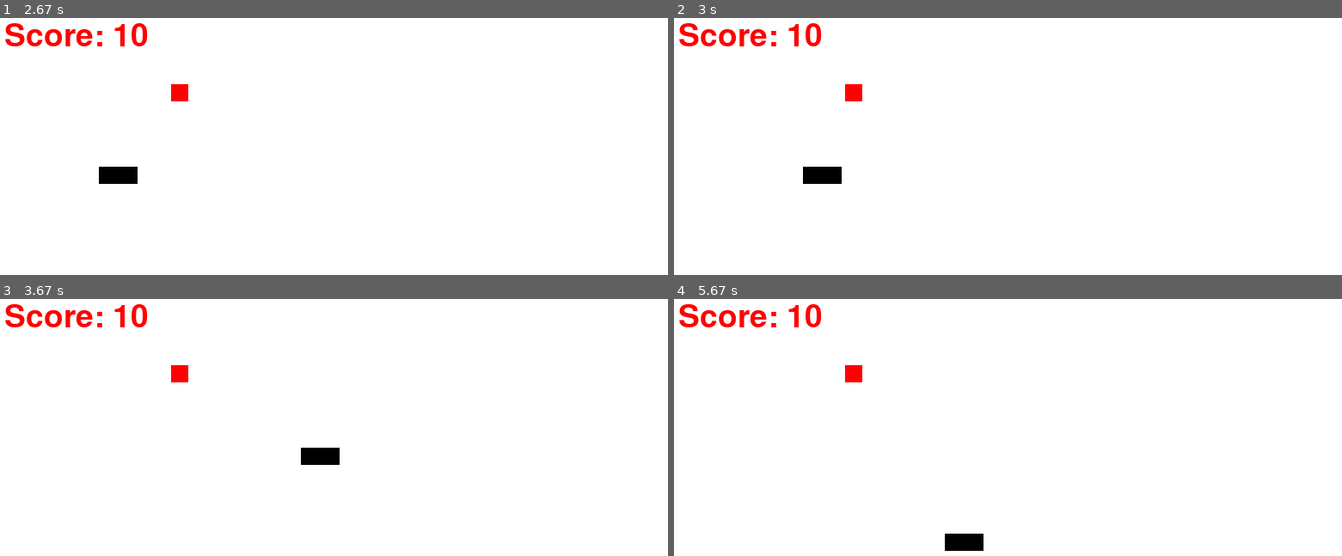
Above: before the commit, frames 1-4 (two rows, left to right).
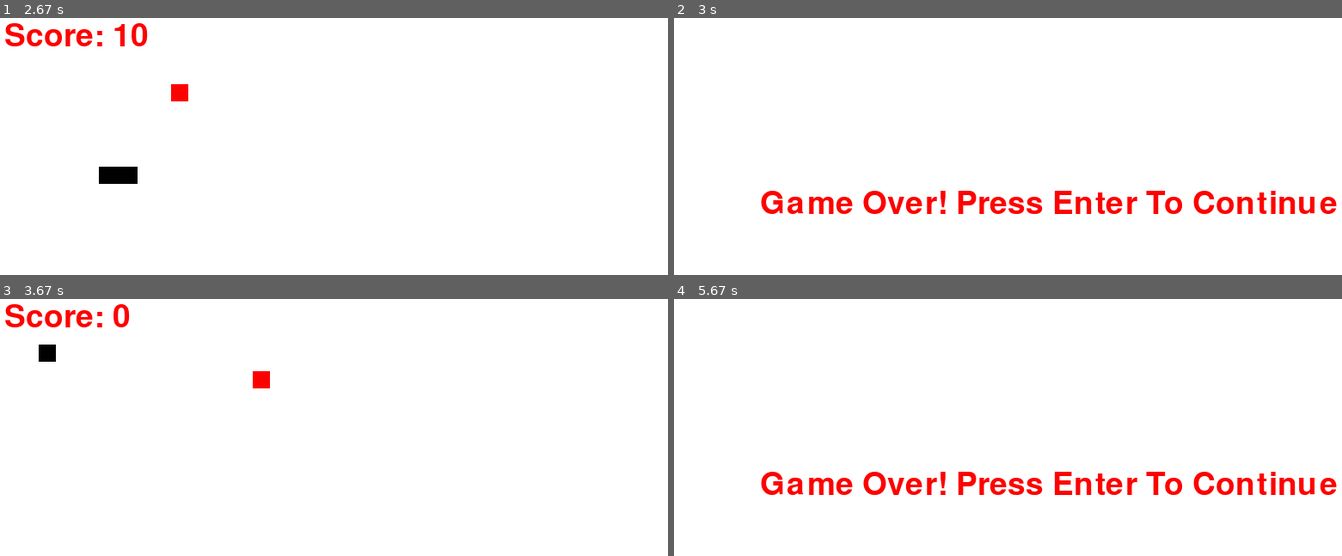
Above: after the commit, the same moments.

Repository: chirag-soni23/Snake-game--Pygame-
Game: pygame game, started from SnakeGame.py
The game is run twice, just before and just after one commit, with the same random seed, the same clock (stepped at 60 frames per second) and the same inputs.
Inputs:
- Up to frame 1 (2.67 s): hold Up 0.33-0.8 s; tap Enter at 0.83 s; hold Right 1.17-1.8 s; hold Down 1.83-2.2 s; hold Left from 2.23 s (still down)
- Up to frame 2 (3 s): release Left at 2.7 s; hold Right from 2.73 s (still down)
- Up to frame 3 (3.67 s): release Right at 3.2 s; tap Enter at 3.57 s
- Up to frame 4 (5.67 s): hold Right 3.9-4.37 s; hold Left 4.4-4.93 s; tap Enter at 4.55 s; hold Down 4.97-5.27 s; hold Left from 5.3 s (still down)

Frame 1 is identical in both runs. In frame 2, 4.6% of the frame differs, in the area x 0-100%, y 2-77%; in frame 3, 1.2%; in frame 4, 4.6%.

Commit message:
snake game

Diff:
--- a/SnakeGame.py
+++ b/SnakeGame.py
@@ -104,6 +104,8 @@
                 del snk_list[0]
 
             # game over
+            if head in snk_list[:-1]:
+                game_over = True
             if snake_x < 0 or snake_x > screen_width or snake_y < 0 or snake_y > screen_height:
                 game_over = True
             # pygame.draw.rect(gameWindow,black,[snake_x,snake_y,snake_size,snake_size])
